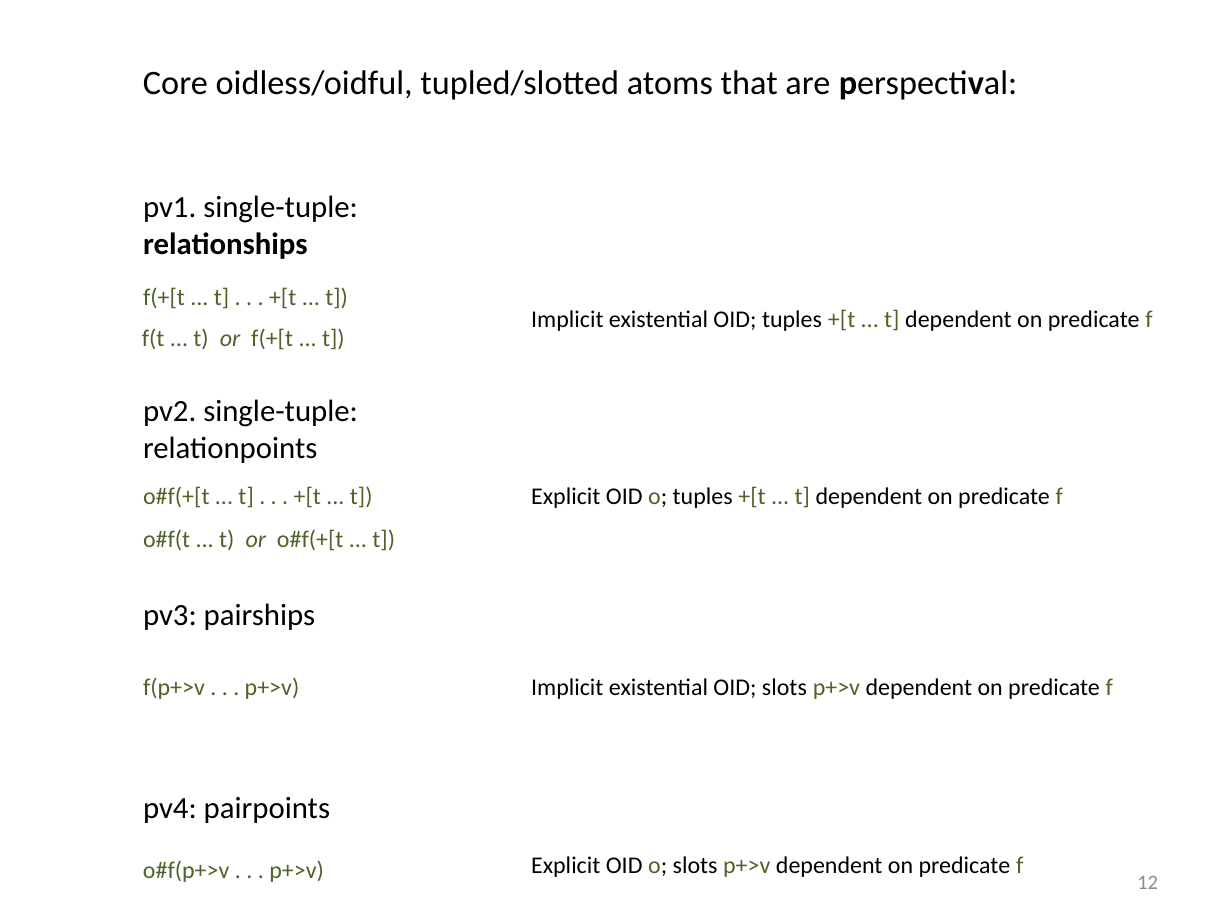
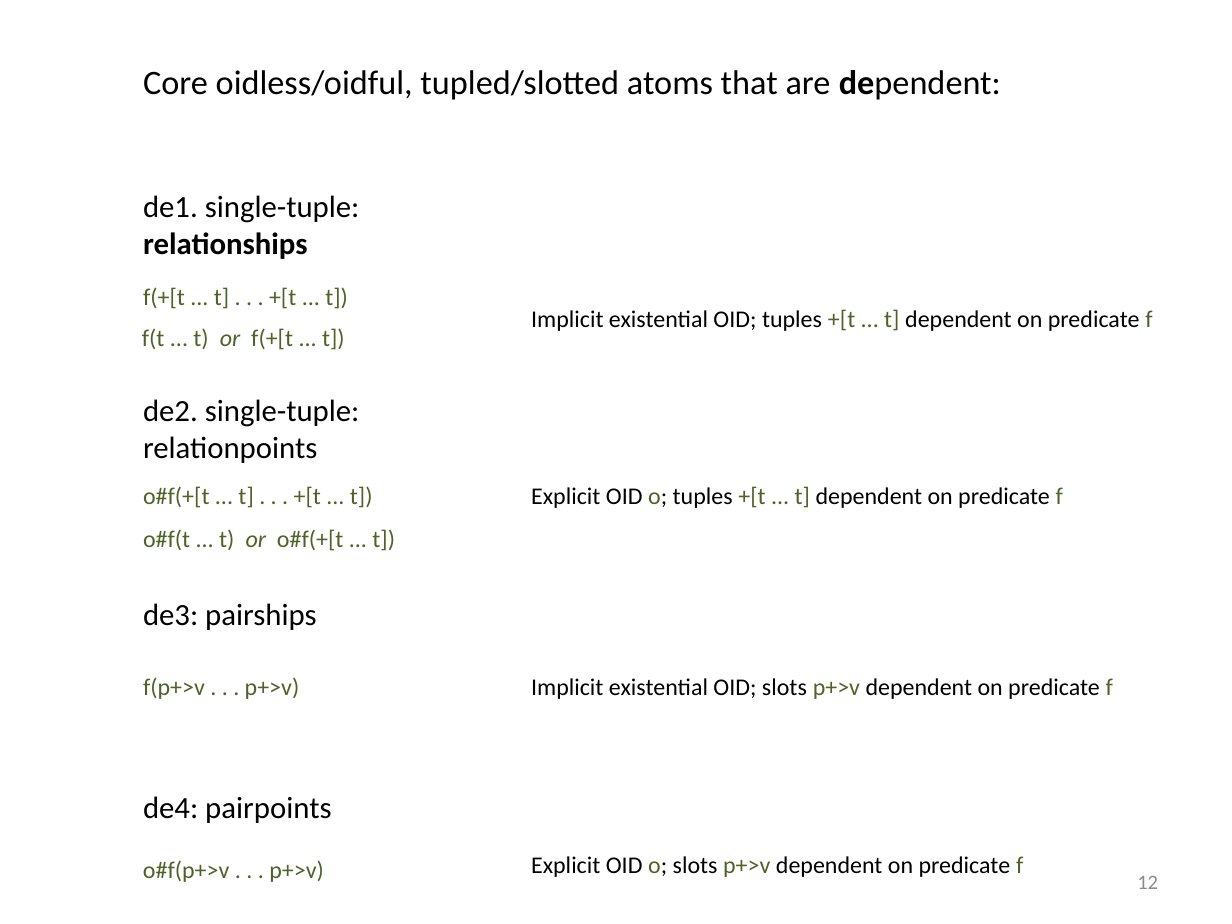
Before and after one commit to RuleML/ruleml-website, a slide deck: slide 12 of talks/PSOAMetamodelGrailogWedding.pptx. Drawn at 1232x924 pixels with LibreOffice and Linux fonts; fonts in the diff are those of the drawing. Boxes give left, top, right and bottom in pixels: in the first picture for what was removed or moved away, otherwise in the second. Text is boxed around its words. In the diff, an @@ line names an element or a change of style, - is before the commit and + after.

```diff
--- a/talks/PSOAMetamodelGrailogWedding.pptx
+++ b/talks/PSOAMetamodelGrailogWedding.pptx
@@ text at [143, 70, 1001, 100]: text changed @@
-Core oidless/oidful, tupled/slotted atoms that are perspectival:
+Core oidless/oidful, tupled/slotted atoms that are dependent:
@@ text at [143, 195, 360, 223]: text changed @@
-pv1. single-tuple:
+de1. single-tuple:
@@ text at [143, 399, 360, 427]: text changed @@
-pv2. single-tuple:
+de2. single-tuple:
@@ text at [143, 603, 316, 630]: text changed @@
-pv3: pairships
+de3: pairships
@@ text at [143, 796, 331, 823]: text changed @@
-pv4: pairpoints
+de4: pairpoints
```
Also in this commit, not shown: 15 other slides changed, 1 other file.
